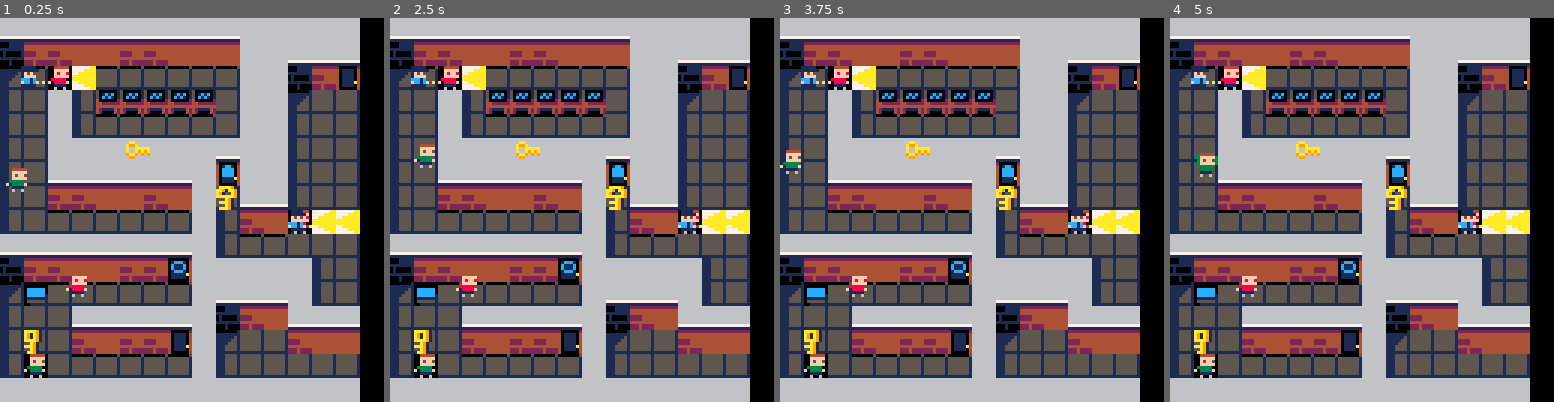
Above: before the commit, frames 1-4 (left to right).
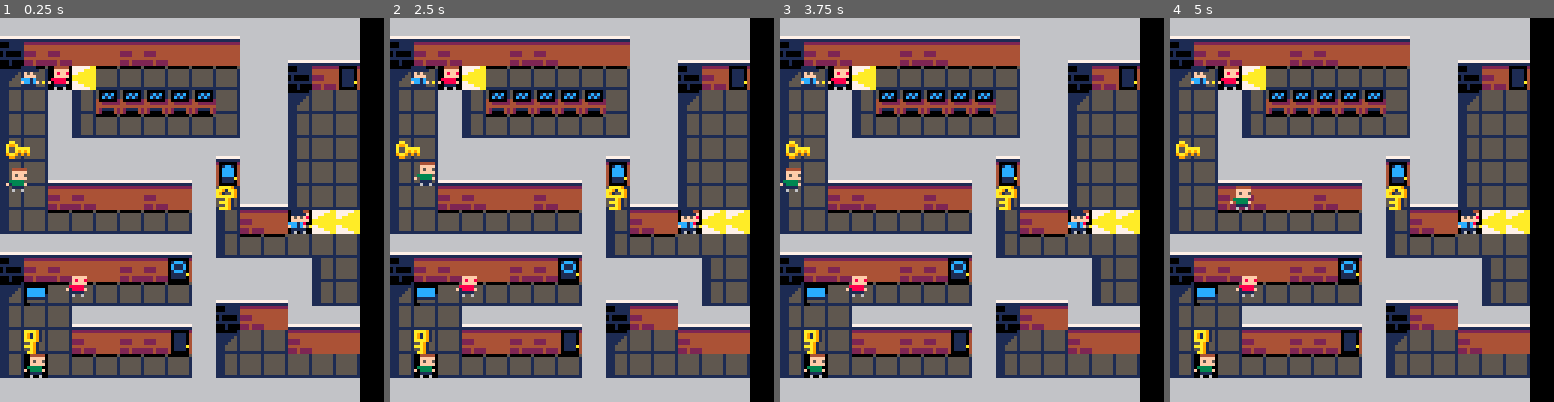
Above: after the commit, the same moments.

Repository: HuskyGameDev/2020f-team7
Game: PICO-8 cartridge shoebox.p8
Two runs of this game, one before a commit and one after it. Both use one fixed random seed, a clock stepped at 60 frames per second and the inputs below.
Inputs:
- Up to frame 1 (0.25 s): no input
- Up to frame 2 (2.5 s): tap X (X key) at 0.33, 1.07, 1.85 s; tap O (Z key) at 0.7, 1.7, 2.1 s; hold Right 1.6-2.1 s; hold Up 2.15-2.42 s; hold Right from 2.47 s (still down)
- Up to frame 3 (3.75 s): tap O (Z key) every 0.4 s from 2.5 to 3.7 s; tap X (X key) at 2.97 s; release Right at 3.03 s; hold Left 3.08-3.58 s; hold Down from 3.63 s (still down)
- Up to frame 4 (5 s): release Down at 3.97 s; hold Right 4.02-4.68 s; tap X (X key) at 4.08 s; tap O (Z key) at 4.1, 4.5, 4.9 s; hold Up from 4.73 s (still down)

The runs differ from the first frame. In frame 1, 0.3% of the frame differs, in the area x 1-40%, y 32-37%; in frame 2, 0.7%; in frame 3, 0.7%; in frame 4, 0.8%, in the area x 1-40%, y 32-50%.

Commit message:
created initial interaction allowing players to pick up keys

Diff:
--- a/shoebox.p8
+++ b/shoebox.p8
@@ -21,23 +21,30 @@
 physics = {}
 physics.update = function()
  for ent in all(entities) do
-  if ent.pos ~= nil and ent.movement ~= nil then
-   local oldx, oldy = ent.pos.x, ent.pos.y
-   if ent.movement.left then ent.pos.x -= ent.movement.spd end
-   if ent.movement.right then ent.pos.x += ent.movement.spd end
-   if ent.movement.up then ent.pos.y -= ent.movement.spd end
-   if ent.movement.down then ent.pos.y += ent.movement.spd end
-   --collision with solid map tiles
-   if not canmove(ent, ent.pos.x, oldy) then ent.pos.x = oldx end
-   if not canmove(ent, oldx, ent.pos.y) then ent.pos.y = oldy end
-
-   for oth in all(entities) do
-    if oth ~= ent and ent.pos ~= nil then
-     if touching(ent, oth) then
-      ent.pos.x = oldx
-      ent.pos.y = oldy
+  if ent.pos ~= nil then
+   if ent.movement ~= nil then
+    local oldx, oldy = ent.pos.x, ent.pos.y
+    if ent.movement.left then ent.pos.x -= ent.movement.spd end
+    if ent.movement.right then ent.pos.x += ent.movement.spd end
+    if ent.movement.up then ent.pos.y -= ent.movement.spd end
+    if ent.movement.down then ent.pos.y += ent.movement.spd end
+    --collision with solid map tiles
+    if not canmove(ent, ent.pos.x, oldy) then ent.pos.x = oldx end
+    if not canmove(ent, oldx, ent.pos.y) then ent.pos.y = oldy end
+
+    for oth in all(entities) do
+     if oth ~= ent and ent.pos ~= nil then
+      --collision with entities
+      if touching(ent, oth) then
+       ent.pos.x = oldx
+       ent.pos.y = oldy
+       if ent.movement.interact then oth.pos.bind = ent end
+      end
      end
     end
+   elseif ent.pos.bind ~= nil then
+    ent.pos.x = ent.pos.bind.pos.x
+    ent.pos.y = ent.pos.bind.pos.y-9
    end
 
    if ent == player1 then
@@ -77,7 +84,7 @@
  newPcontrol(1)
 )
 key1 = newentity(
- newpos(50,40,8,8),
+ newpos(10,40,8,8),
  newsprite(70),
  nil,
  nil
@@ -133,6 +140,7 @@
  pos.y = y
  pos.w = w
  pos.h = h
+ pos.bind = nil
  return pos
 end
 
@@ -215,13 +223,17 @@
  c.right = button
  c.up = button
  c.down = button
- c.interact = button
- c.attack = button
+ c.interact = buttonp
+ c.attack = buttonp
  return c
 end
 
 function button(dir, ent)
  return btn(dir, ent.control.id)
+end
+
+function buttonp(act, ent)
+ return btnp(act, ent.control.id)
 end
 
 function newmovement(l, r, u, d, s)
@@ -230,6 +242,8 @@
  movement.right = r
  movement.up = u
  movement.down = d
+ movement.interact = nil
+ movement.attack = nil
  movement.spd = s
  return movement
 end
